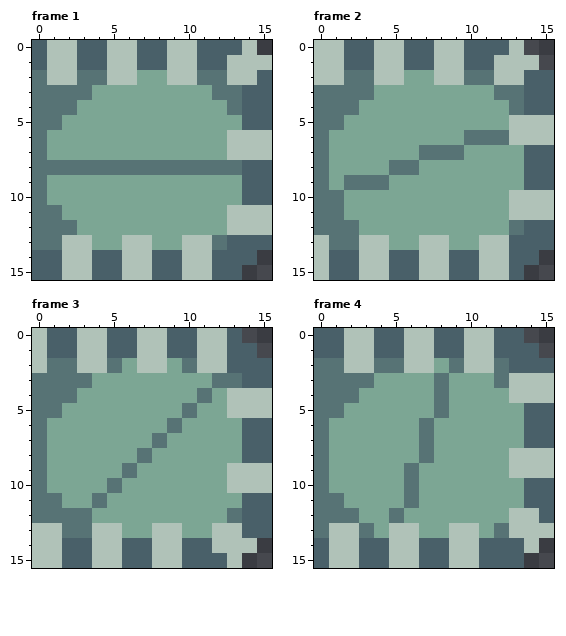
Pixel-art file -- assets/textures/actors/conveyor_belt/conveyor_belt_c.aseprite. The picture above was drawn from the file before the commit.
16x16 pixels, 8 frames. Shown: frame 1, frame 2, frame 3, frame 4. The commit also changed other frames, which this record leaves out.
After:
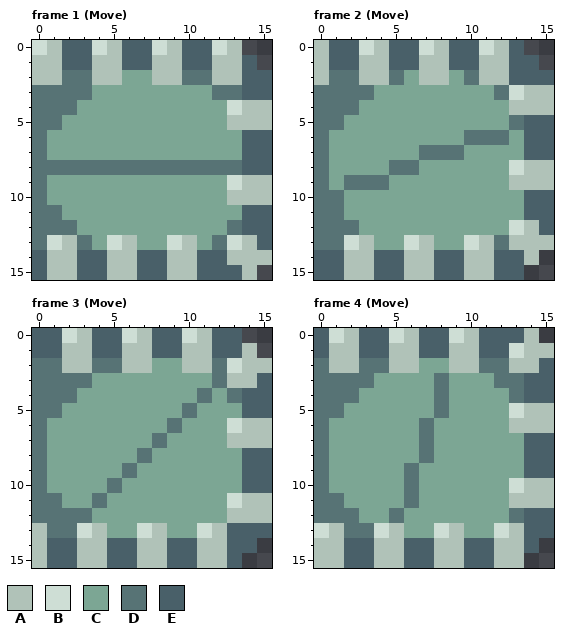
Palette (. is transparent): A #b0c2b8  B #ceded5  C #7ca694  D #577375  E #496069
Change:
Changed rows in their new state; - is an unchanged pixel.
Frame 1 (Move), layer "belt/pieces":
first column x 0:
 0 B-E-B-E-B-E-BA.-
 1 A-E-A-E-A-E-A-E.
 2 A-D-A-C-A-D-A-E-
 4 -------------BAA
 5 -------------AAA
 6 -------------CEE
 7 -------------CEE
 9 -------------BAA
10 -------------AAA
11 -------------CEE
12 -------------DEE
13 -B-D-B-C-B-C-BA-
14 -A-E-A-E-A-E-AAA
15 -A-E-A-E-A-E--A-
Frame 2 (Move), layer "belt/pieces":
first column x 0:
 0 -E-B-E-B-E-BAE--
 1 -E-A-E-A-E-A-EE-
 2 -D-A-D-A-C-A-E--
 3 -------------BAA
 4 -------------AAA
 5 -------------DEE
 6 -------------CEE
 8 -------------BAA
 9 -------------AAA
10 -------------CEE
11 -------------CEE
12 -------------BA-
13 D-B-C-B-C-B-DAAA
14 E-A-E-A-E-A-E-A-
15 E-A-E-A-E-A-E---
Frame 3 (Move), layer "belt/pieces":
first column x 0:
 0 E-B-E-B-E-B-E---
 1 E-A-E-A-E-A-E-A-
 2 D-A-D-A-C-A-DBAA
 3 -------------AA-
 4 -------------DEE
 5 -------------CEE
 6 -------------BAA
 7 -------------AAA
 9 -------------CEE
10 -------------CEE
11 -------------BAA
12 -------------AAA
13 -D-B-C-B-C-B-E--
14 -E-A-E-A-E-A-EE-
15 -E-A-E-A-E-AAE--
Frame 4 (Move), layer "belt/pieces":
first column x 0:
 0 -B-E-B-E-B-E--A-
 1 -A-E-A-E-A-E-BAA
 2 -A-D-A-C-A-D-AA-
 3 -------------DEE
 4 -------------DEE
 5 -------------BAA
 6 -------------AAA
 8 -------------CEE
 9 -------------CEE
10 -------------BAA
11 -------------AAA
12 -------------DE-
13 B-D-B-C-B-C-B-EE
14 A-E-A-E-A-E-AAE-
15 A-E-A-E-A-E-AA--
